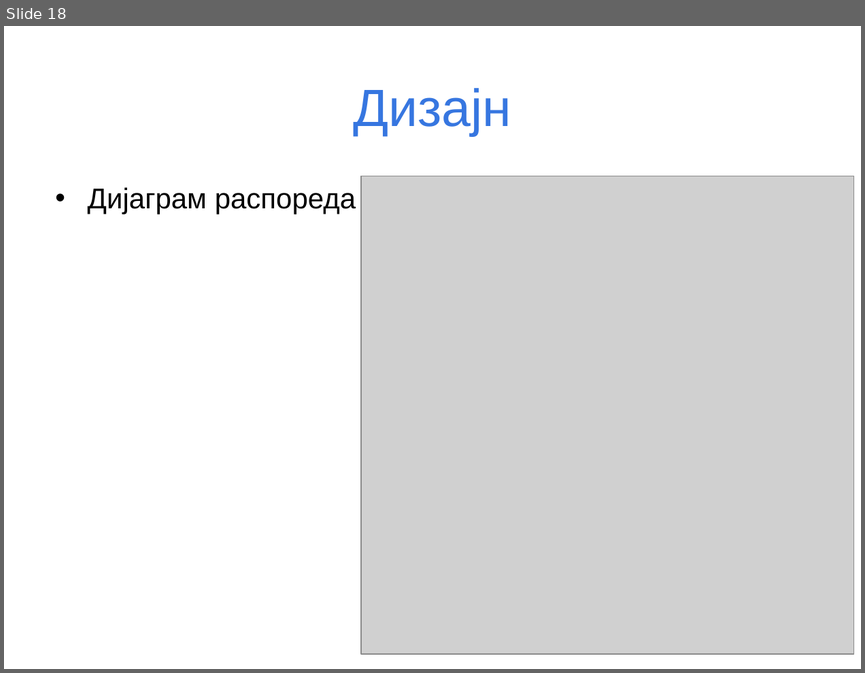
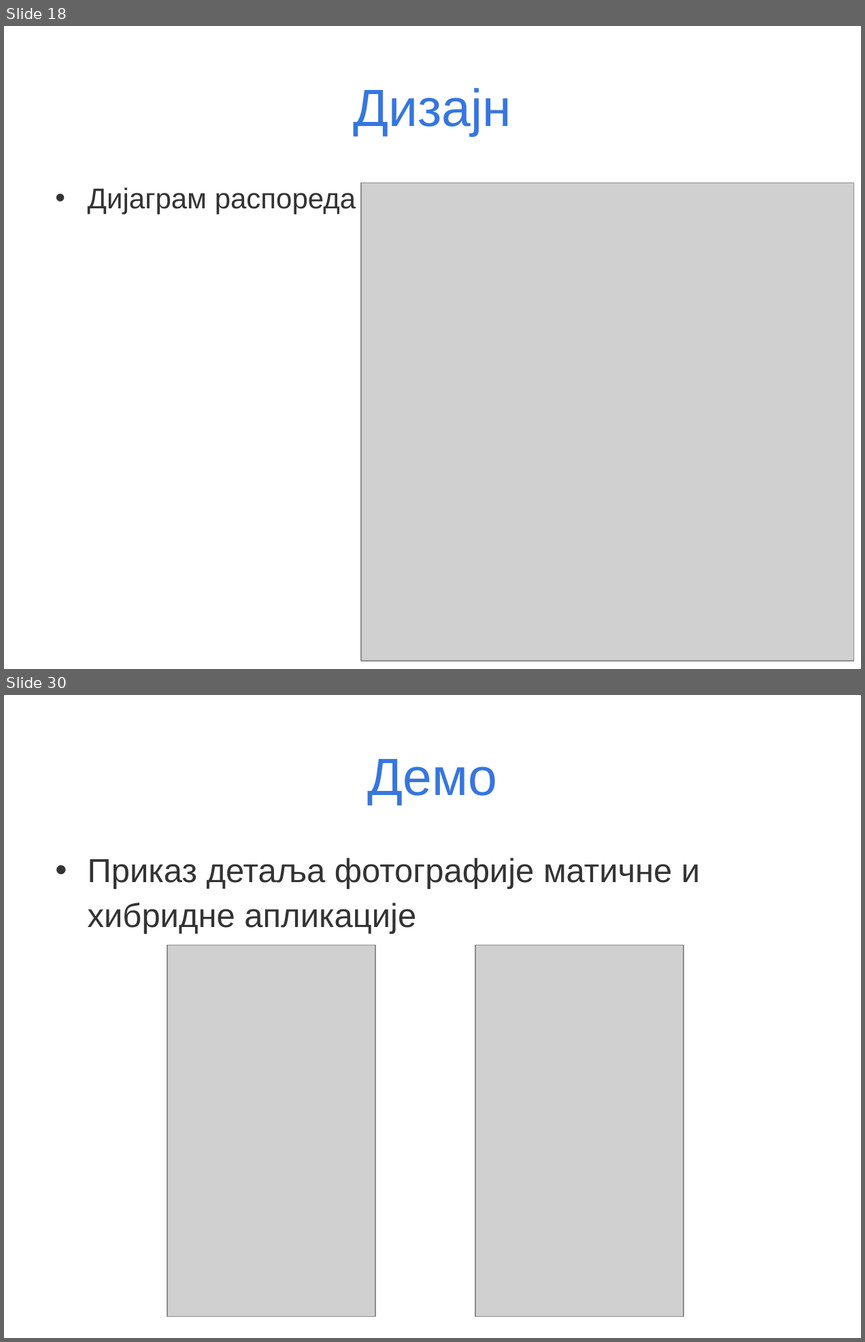
Before and after one commit to daleksic/master, a slide deck: prezentacija/Master rad-Dusko Aleksic.ppt. Shown one above the other, each under a label of ours: slide 18 before the commit, slides 18 and 30 after it; the slides between them are not shown. The pictures are 865x673 and 865x1342 pixels, drawn with LibreOffice and Linux fonts; fonts in the diff are those of the drawing; grey boxes stand for pictures. Boxes give left, top, right and bottom in pixels: in the first picture for what was removed or moved away, otherwise in the second. Text is boxed around its words. In the diff, an @@ line names an element or a change of style, - is before the commit and + after.

```diff
--- a/prezentacija/Master rad-Dusko Aleksic.ppt
+++ b/prezentacija/Master rad-Dusko Aleksic.ppt
@@ slide 30 added at bbox=[4, 695, 861, 1338], background #FFFFFF @@
@@ title added at bbox=[368, 759, 498, 805], 44 pt, text #3676E0 @@
+Демо
@@ text added at bbox=[88, 858, 700, 934], 28 pt, text #333333 @@
+• Приказ детаља фотографије матичне и хибридне апликације
@@ picture added at bbox=[167, 945, 375, 1317] @@
@@ picture added at bbox=[475, 945, 683, 1317] @@
@@ slide 18 changed as well @@
@@ text "Дијаграм распореда" at bbox=[88, 187, 356, 214]: text colour #000000 to #333333; bullet colour #000000 to #333333 @@
@@ picture: place and size @@
-picture at bbox=[361, 176, 854, 654]
+picture at bbox=[361, 183, 854, 660]
```
Also in this commit, not shown: 2 other slides changed, 15 other slides added, 1 slide removed.
